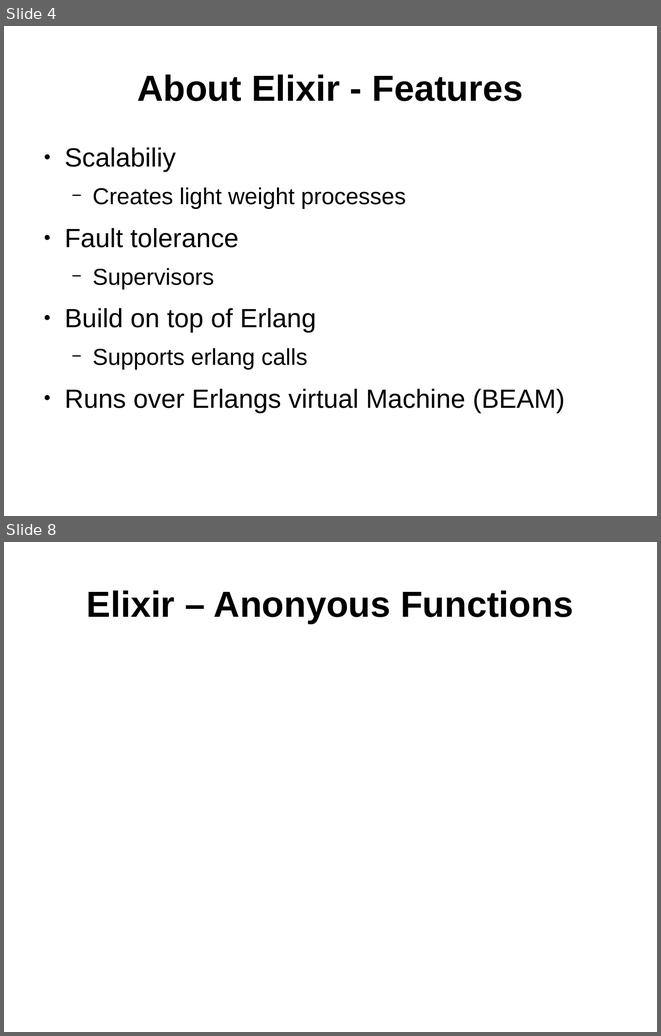
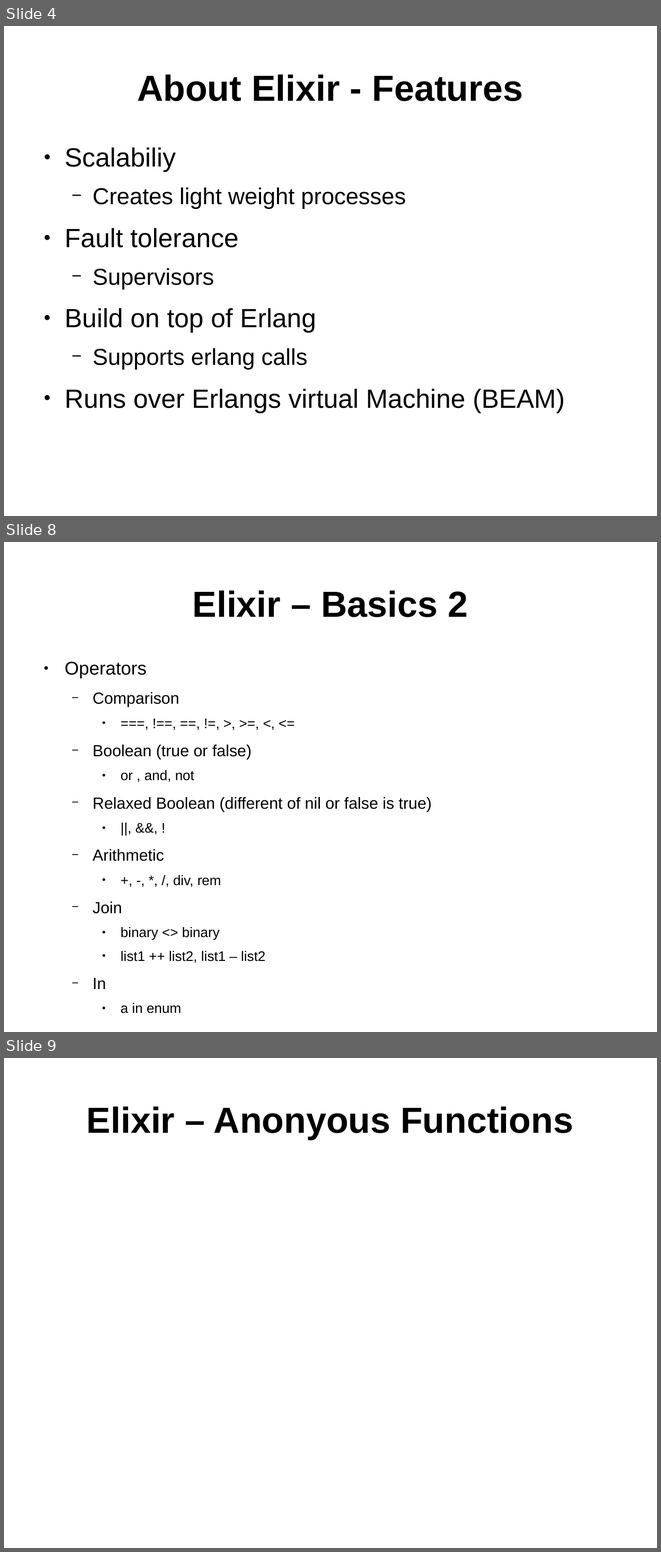
Before and after one commit to ramortegui/talks, a slide deck: elixir-basics.odp. Shown one above the other, each under a label of ours: slides 4 and 8 before the commit, slides 4, 8 and 9 after it; the slides between them are not shown. The pictures are 661x1036 and 661x1552 pixels, drawn with LibreOffice and Linux fonts; fonts in the diff are those of the drawing. Boxes give left, top, right and bottom in pixels: in the first picture for what was removed or moved away, otherwise in the second. Text is boxed around its words. In the diff, an @@ line names an element or a change of style, - is before the commit and + after.

Commit message:
Add Immutability section, and Basics.

```diff
--- a/elixir-basics.odp
+++ b/elixir-basics.odp
@@ slide 8 added at box(4, 542, 657, 1032), background #FFFFFF @@
@@ title added at box(193, 590, 468, 617), 44 pt, text #000000, bold @@
+Elixir – Basics 2
@@ text added at box(64, 661, 432, 1013), 16.8 pt, text #000000 @@
+● Operators
+  − Comparison
+    ● ===, !==, ==, !=, >, >=, <, <=
+  − Boolean (true or false)
+    ● or , and, not
+  − Relaxed Boolean (different of nil or false is true)
+    ● ||, &&, !
+  − Arithmetic
+    ● +, -, *, /, div, rem
+  − Join
+    ● binary <> binary
+    ● list1 ++ list2, list1 – list2
+  − In
+    ● a in enum
@@ what was slide 8 is now slide 9 @@
```
Also in this commit, not shown: 2 slides changed, 2 other slides added, 2 slides removed.
